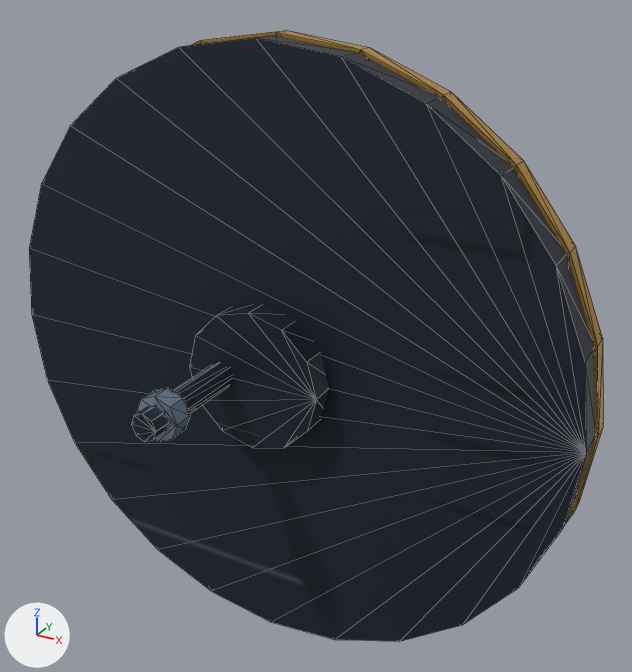
A saved change to the glTF model public/art/3d/models/class/guardian.glb.
The view is the same before and after, from a camera (50 mm lens) standing at (0.495, -0.517, 0.321) and looking at (0.073, 0.25, -0.062). The axes (+X, +Y, +Z) are drawn at lower left. The lights are the same throughout. The first picture is the older version. Mesh edges are drawn as thin lines. Where no turn or scale is listed for an object, it has been applied to the vertices. Vertices at exactly the same position are counted once.

The first picture shows 'mount', 'plate'.
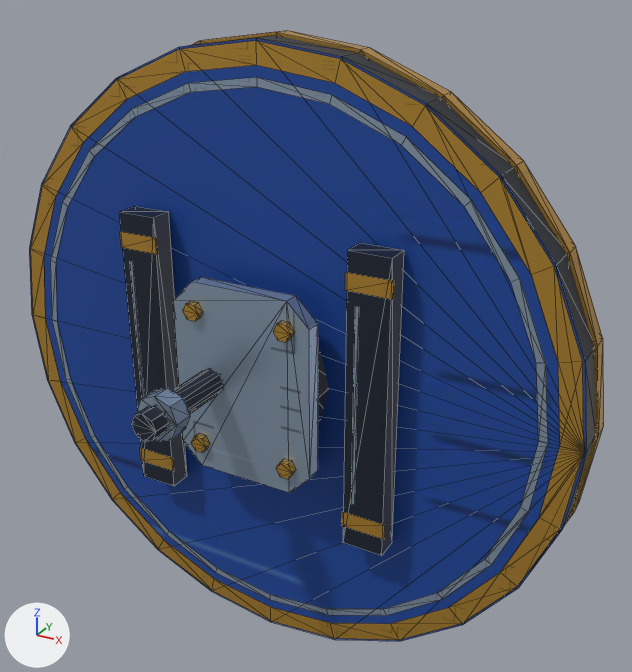
The change, as a diff of the scene's bpy script:
```diff
--- a/public/art/3d/models/class/guardian.glb.py
+++ b/public/art/3d/models/class/guardian.glb.py
@@ me_plate_plates @@
 # used by ob_plate; location = (0.03, 0.231, -0.1)
-me_plate_plates.from_pydata(...)  # 632 vertices, 1180 faces; spans x -0.35..0.35, y -0.049..0.133, z -0.35..0.35
+me_plate_plates.from_pydata(...)  # 836 vertices, 1420 faces; spans x -0.35..0.35, y -0.073..0.133, z -0.35..0.35
+# me_plate_plates part 1: a new loose piece, a box spanning x -0.16..-0.114, y -0.049..-0.023, z -0.166..0.166, in mat_painted_dark (picture img_image_0)
+# me_plate_plates part 2: a new loose piece, a box spanning x 0.114..0.16, y -0.049..-0.023, z -0.166..0.166, in mat_painted_dark (picture img_image_0)
+# me_plate_plates part 3: a new loose piece, a 6-sided cylinder along y spanning x -0.065..-0.045, y -0.0735..-0.0645, z -0.0877..-0.0703, in mat_painted_gold (picture img_image_0)
+# me_plate_plates part 4: a new loose piece, a 6-sided cylinder along y spanning x -0.065..-0.045, y -0.0735..-0.0645, z 0.0703..0.0877, in mat_painted_gold (picture img_image_0)
+# me_plate_plates part 5: a new loose piece, a 6-sided cylinder along y spanning x 0.045..0.065, y -0.0735..-0.0645, z -0.0877..-0.0703, in mat_painted_gold (picture img_image_0)
+# me_plate_plates part 6: a new loose piece, a 6-sided cylinder along y spanning x 0.045..0.065, y -0.0735..-0.0645, z 0.0703..0.0877, in mat_painted_gold (picture img_image_0)
+# me_plate_plates part 7
+# 124 vertices are added at x -0.345..0.345, y -0.066..-0.02, z -0.345..0.345
+# 8 new vertices lie (0.05, 0.0, 0.0) away from vertices in x -0.162..0.112, y -0.049, z -0.144..0.144
+# 8 new vertices lie (0.0, 0.018, 0.0) away from vertices in x -0.082..0.082, y -0.066, z -0.11..0.11
+# 56 new faces join them, mat_painted_gold (picture img_image_0)
+# 80 new faces join them, mat_painted_silver (picture img_image_0)
+# me_plate_plates part 8: 22 kept faces spanning x -0.347..0.347, y -0.02, z -0.347..0.347 get new texture (UV) coordinates
 me_plate_plates.materials.append(mat_painted_dark)
```

Changed parts and their boxes [x1, y1, x2, y2] in the pictures (632 x 672 px):
part 1 of me_plate_plates, added: after [119, 206, 187, 486]
part 2 of me_plate_plates, added: after [343, 243, 404, 556]
part 3 of me_plate_plates, added: after [191, 434, 209, 453]
part 4 of me_plate_plates, added: after [183, 302, 202, 321]
part 5 of me_plate_plates, added: after [276, 459, 295, 479]
part 6 of me_plate_plates, added: after [273, 321, 294, 342]
part 7 of me_plate_plates, added: after [30, 41, 584, 640]
part 8 of me_plate_plates, surface changed (black to blue): [29, 38, 586, 641] in both
